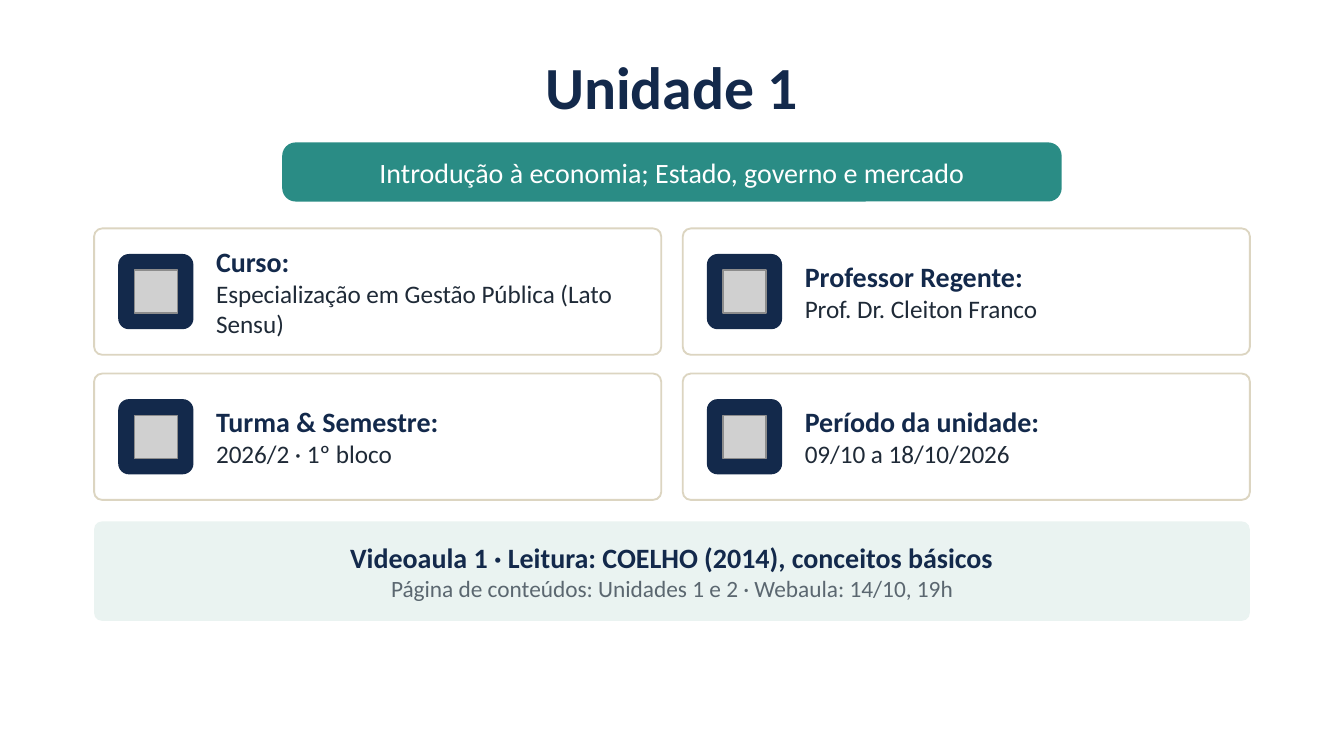
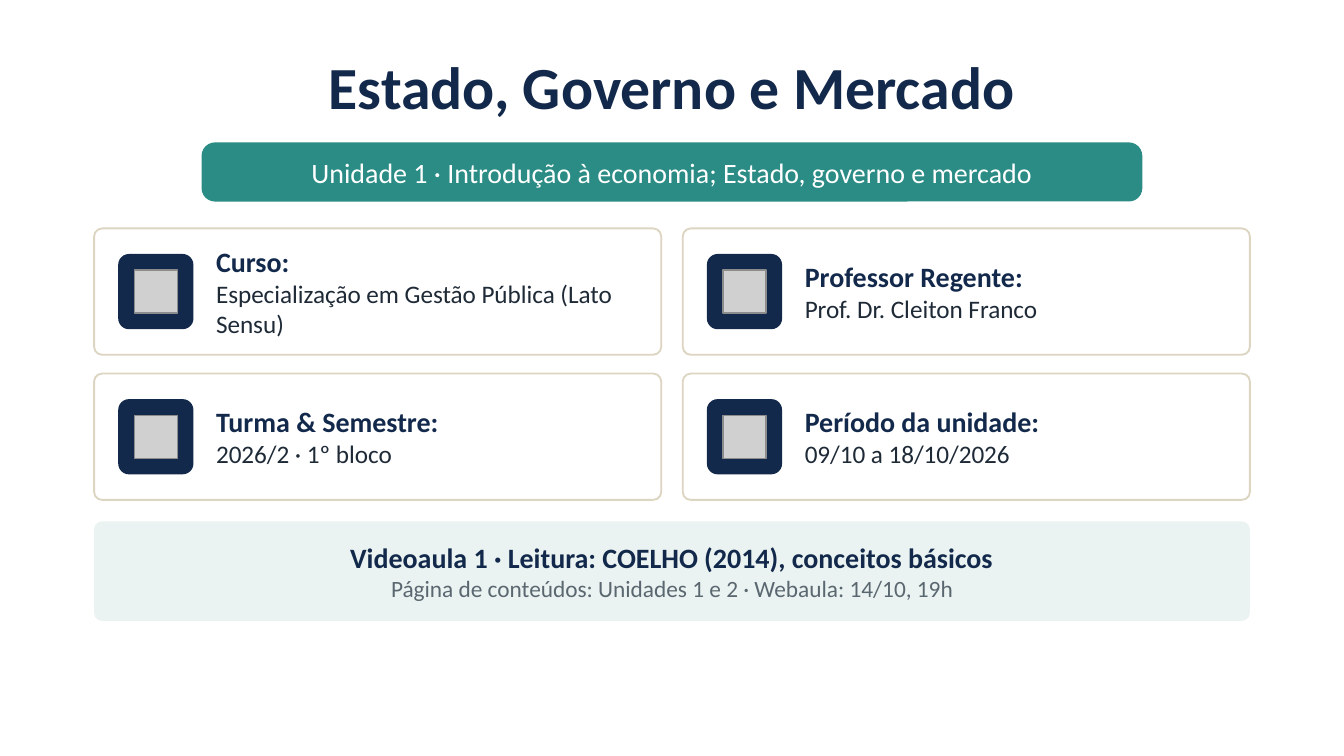
Before and after one commit to cleitonfranco74/gestao_publica, a slide deck: slide 2 of disciplina-01-estado-governo-mercado/materiais/01_Unidade_1_Introducao_a_Economia_Estado_Governo_Mercado.pptx. Drawn at 1344x756 pixels with LibreOffice and Linux fonts; fonts in the diff are those of the drawing; grey boxes stand for pictures; background and template pictures are left out. Boxes give left, top, right and bottom in pixels: in the first picture for what was removed or moved away, otherwise in the second. Text is boxed around its words. In the diff, an @@ line names an element or a change of style, - is before the commit and + after.

```diff
--- a/disciplina-01-estado-governo-mercado/materiais/01_Unidade_1_Introducao_a_Economia_Estado_Governo_Mercado.pptx
+++ b/disciplina-01-estado-governo-mercado/materiais/01_Unidade_1_Introducao_a_Economia_Estado_Governo_Mercado.pptx
@@ text at box(329, 67, 1014, 117): text changed @@
-Unidade 1
+Estado, Governo e Mercado
@@ rounded rectangle "Unidade 1 · Introdução à ...": place and size @@
-rounded rectangle "Unidade 1 · Introdução à ..." at box(282, 142, 1062, 202)
+rounded rectangle "Unidade 1 · Introdução à ..." at box(202, 142, 1142, 202)
@@ text in rounded rectangle at box(311, 163, 1032, 188): text changed @@
-Introdução à economia; Estado, governo e mercado
+Unidade 1 · Introdução à economia; Estado, governo e mercado
```
Also in this commit, not shown: 10 other slides changed, 24 other files.
